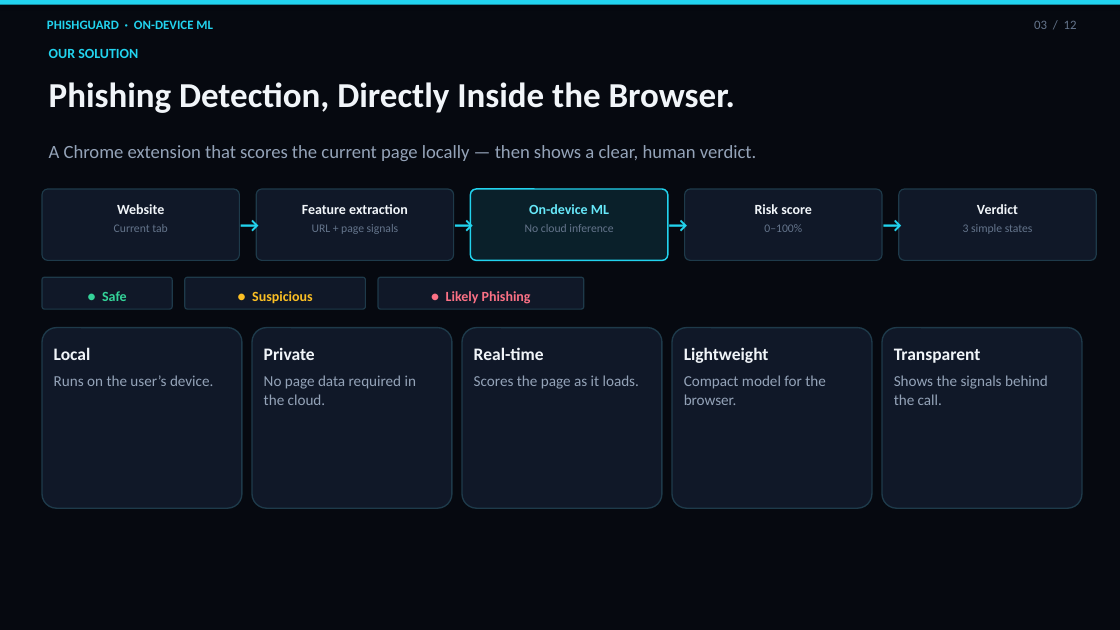
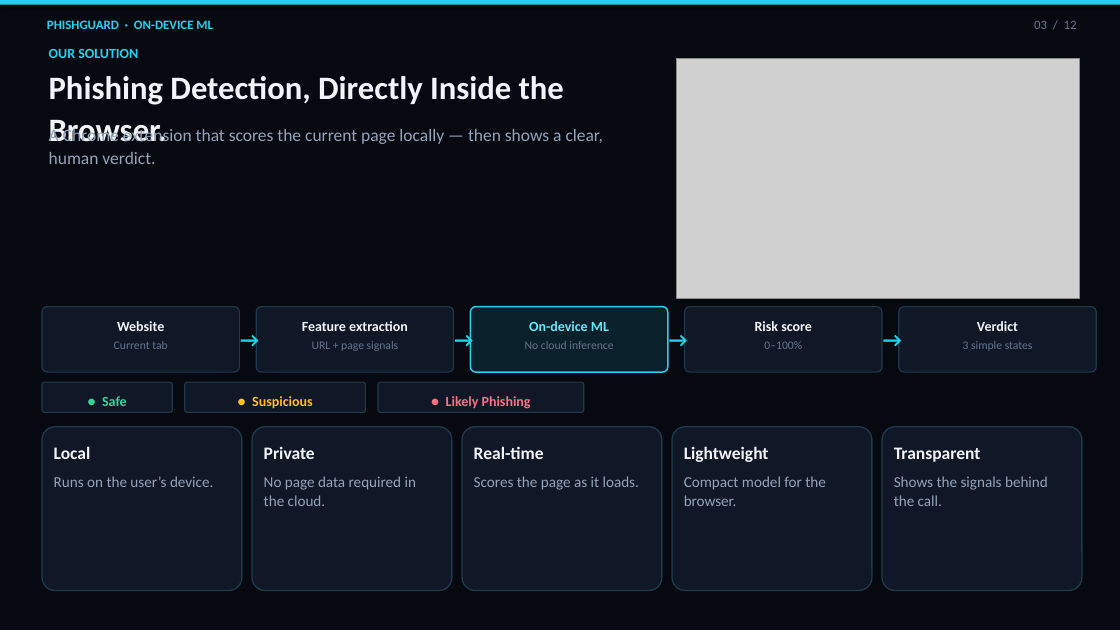
Before and after one commit to sachin20072909/Arduino-learning-journey.., a slide deck: slide 3 of presentation/PhishGuard-Hackathon-Pitch.pptx. Drawn at 1120x630 pixels with LibreOffice and Linux fonts; fonts in the diff are those of the drawing; grey boxes stand for pictures. Boxes give left, top, right and bottom in pixels: in the first picture for what was removed or moved away, otherwise in the second. Text is boxed around its words. In the diff, an @@ line names an element or a change of style, - is before the commit and + after.

Commit message:
Add cinematic visuals to the PhishGuard pitch deck
Generated cybersecurity images for title, problem, product,
privacy, ML, signals, dataset, and closing slides so the
PPTX is more pitch-ready for upload.

```diff
--- a/presentation/PhishGuard-Hackathon-Pitch.pptx
+++ b/presentation/PhishGuard-Hackathon-Pitch.pptx
@@ picture added at (676, 59, 1080, 298) @@
@@ text "Phishing Detection, Directly Inside the ..." at (49, 76, 564, 142): size 30 to 28 pt @@
@@ text "A Chrome extension that scores ...": place and size @@
-text "A Chrome extension that scores ..." at (49, 145, 757, 161)
+text "A Chrome extension that scores ..." at (49, 127, 603, 164)
@@ text "A Chrome extension that scores ..." at (49, 127, 603, 164): size 16 to 15 pt @@
@@ rounded rectangle: place and size @@
-rounded rectangle at (42, 189, 239, 260)
+rounded rectangle at (42, 307, 239, 372)
@@ rounded rectangle: place and size @@
-rounded rectangle at (256, 189, 454, 260)
+rounded rectangle at (256, 307, 454, 372)
@@ rounded rectangle: place and size @@
-rounded rectangle at (471, 189, 668, 260)
+rounded rectangle at (471, 307, 668, 372)
@@ 3 texts: place and size @@
-3 texts at (448, 206, 903, 239)
+3 texts at (234, 321, 689, 355)
@@ rounded rectangle: place and size @@
-rounded rectangle at (685, 189, 882, 260)
+rounded rectangle at (685, 307, 882, 372)
@@ text "→": place and size @@
-text "→" at (234, 206, 260, 239)
+text "→" at (876, 321, 903, 355)
@@ 5 texts: place and size @@
-5 texts at (117, 204, 1018, 214)
+5 texts at (117, 321, 1018, 331)
@@ rounded rectangle: place and size @@
-rounded rectangle at (899, 189, 1096, 260)
+rounded rectangle at (899, 307, 1096, 372)
@@ 5 texts: place and size @@
-5 texts at (114, 224, 1033, 234)
+5 texts at (114, 341, 1033, 351)
@@ 3 texts, 3 rounded rectangles: place and size @@
-3 texts, 3 rounded rectangles at (42, 277, 584, 309)
+3 texts, 3 rounded rectangles at (42, 382, 584, 413)
@@ rounded rectangle: place and size @@
-rounded rectangle at (42, 328, 242, 508)
+rounded rectangle at (42, 427, 242, 591)
@@ rounded rectangle: place and size @@
-rounded rectangle at (252, 328, 452, 508)
+rounded rectangle at (252, 427, 452, 591)
@@ rounded rectangle: place and size @@
-rounded rectangle at (462, 328, 662, 508)
+rounded rectangle at (462, 427, 662, 591)
@@ rounded rectangle: place and size @@
-rounded rectangle at (672, 328, 872, 508)
+rounded rectangle at (672, 427, 872, 591)
@@ rounded rectangle: place and size @@
-rounded rectangle at (882, 328, 1082, 508)
+rounded rectangle at (882, 427, 1082, 591)
@@ 5 texts: place and size @@
-5 texts at (54, 347, 981, 363)
+5 texts at (54, 446, 981, 462)
@@ text "Runs on the user’s device.": place and size @@
-text "Runs on the user’s device." at (54, 375, 213, 386)
+text "Runs on the user’s device." at (54, 476, 213, 487)
@@ text "No page data required in ...": place and size @@
-text "No page data required in ..." at (264, 375, 416, 405)
+text "No page data required in ..." at (264, 476, 416, 506)
@@ text "Scores the page as it ...": place and size @@
-text "Scores the page as it ..." at (474, 375, 639, 389)
+text "Scores the page as it ..." at (474, 476, 639, 490)
@@ text "Compact model for the browser.": place and size @@
-text "Compact model for the browser." at (684, 375, 826, 405)
+text "Compact model for the browser." at (684, 476, 826, 506)
@@ text "Shows the signals behind the ...": place and size @@
-text "Shows the signals behind the ..." at (894, 375, 1048, 405)
+text "Shows the signals behind the ..." at (894, 476, 1048, 506)
```
Also in this commit, not shown: 11 other slides changed, 9 other files.
